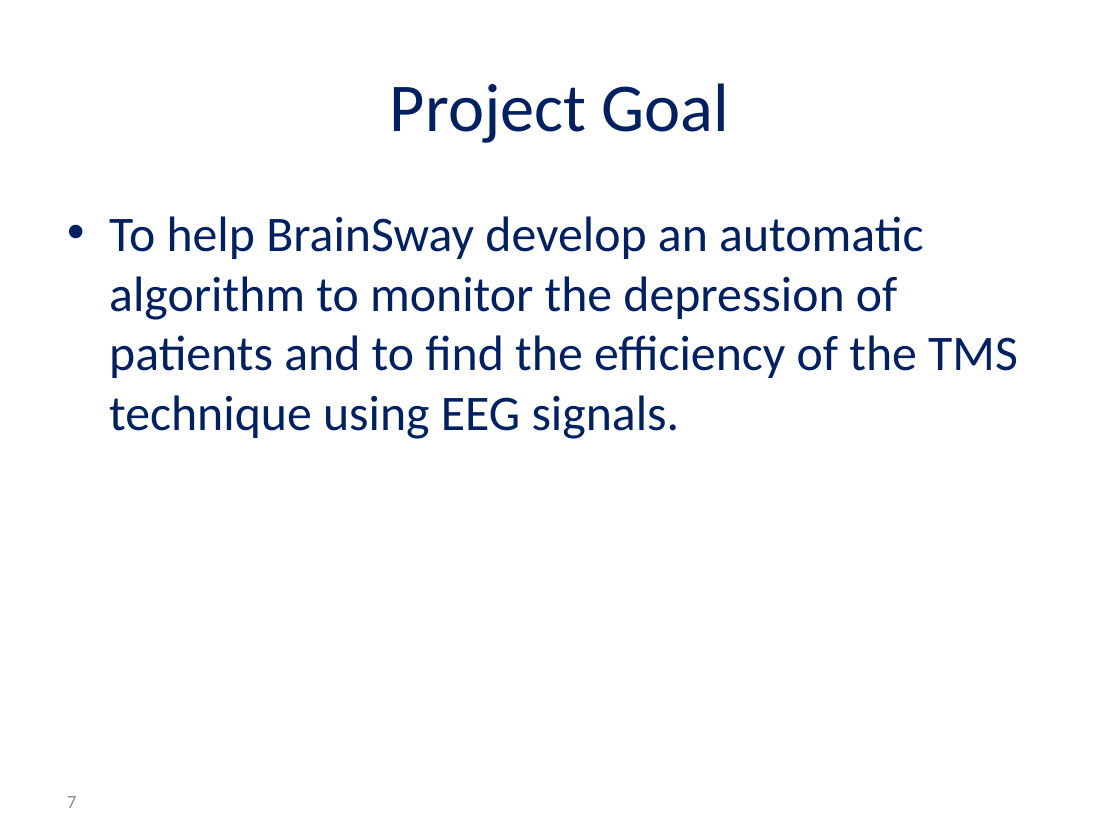
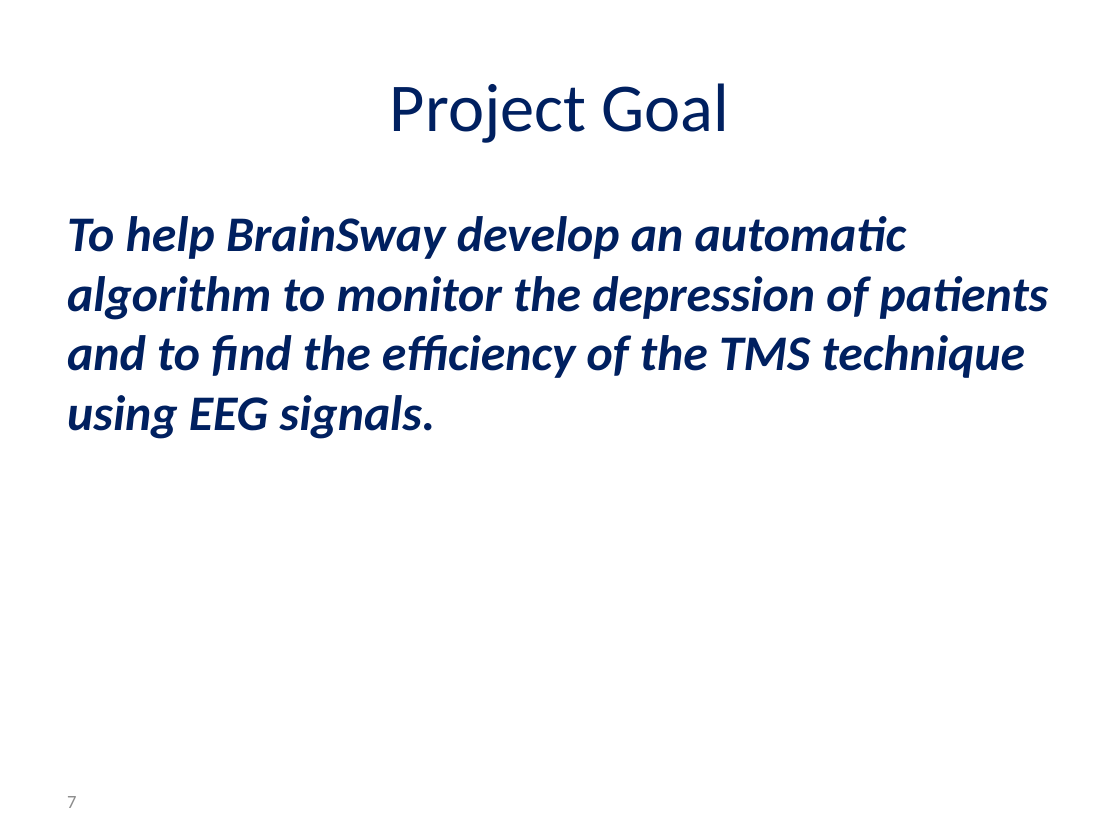
Before and after one commit to reggevlivney/BrainSway, a slide deck: slide 7 of Project_Midterm_Presentation.pptx. Drawn at 1120x840 pixels with LibreOffice and Linux fonts; fonts in the diff are those of the drawing; background and template pictures are left out. Boxes give left, top, right and bottom in pixels: in the first picture for what was removed or moved away, otherwise in the second. Text is boxed around its words. In the diff, an @@ line names an element or a change of style, - is before the commit and + after.

```diff
--- a/Project_Midterm_Presentation.pptx
+++ b/Project_Midterm_Presentation.pptx
@@ text "To help BrainSway develop an ..." at [67, 216, 1049, 439]: bold on, italic on; bullet • to none @@
```
Also in this commit, not shown: 7 other slides changed, 3 slides added, 1 slide removed, 1 other file.
